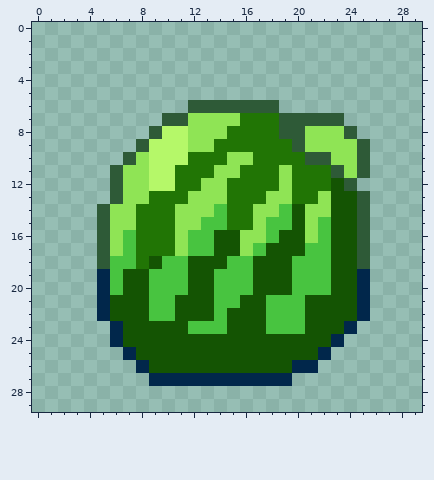
Two versions of one pixel-art sprite, GameJam/Assets/Sprites/Items/3/item2_0.png. This is how it looked before the edit.
The file is 30x30 pixels.
New version:
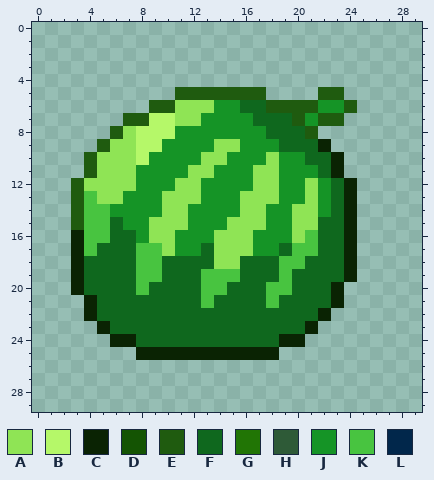
Palette (. is transparent): A #8fe455  B #b5f869  C #0a2303  D #145403  E #1f5b0f  F #0f681e  G #217505  H #2e5a37  J #159426  K #48c440  L #01274b
Edits made:
Changed rows in their new state; - is an unchanged pixel.
first column x 3:
 5 --------EEEEEEE----EE--
 6 ------EEAAAJJFFEEEEJJE-
 7 ----EEBBA-JJJJFFFEJEE--
 8 ---EABB-JJJJJJJFFFE...-
 9 --EAAB-JJJJAAJJJFFFC...
10 -EAAABJJJJAAJJJAJJFFC..
11 -EAA-JJJJAAJJJAAJJJFC..
12 EAAA-JJJAAJJJJAAJJAJFC-
13 EKAAJJJAA-JJJAA-JJAJFC.
14 EKKJJJJA-JJJJA-JJA-JFC.
15 EKKFJJAA-JJJAA-JJA-FFC.
16 CKKFFJAAJJJAA-JJJAKFFC.
17 CKFFFKKAJJFAA-JJFK-FFC.
18 CFFFFKKFFFFAAFFFK-FFFC.
19 CFFFFK-FFFK--FFFKFFFFC.
20 CFFFFKFFFFK-FFFKKFFFC..
21 -CFFFFFFFFKFFFF-FFFFC..
22 -CFFFFFFFFFFFFFFFFFC...
23 --CFFFFFFFFFFFFFFFC...-
24 ---CCFFFFFFFFFFFCC...--
25 ----.CCCCCCCCCCC....---
26 -----..............----
27 ------...........------
